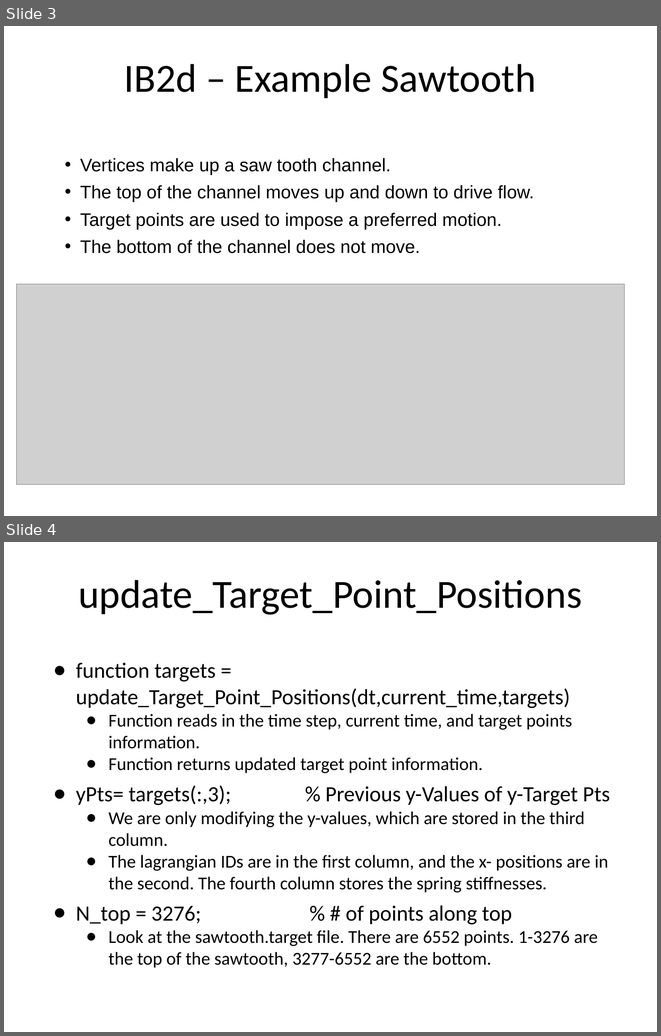
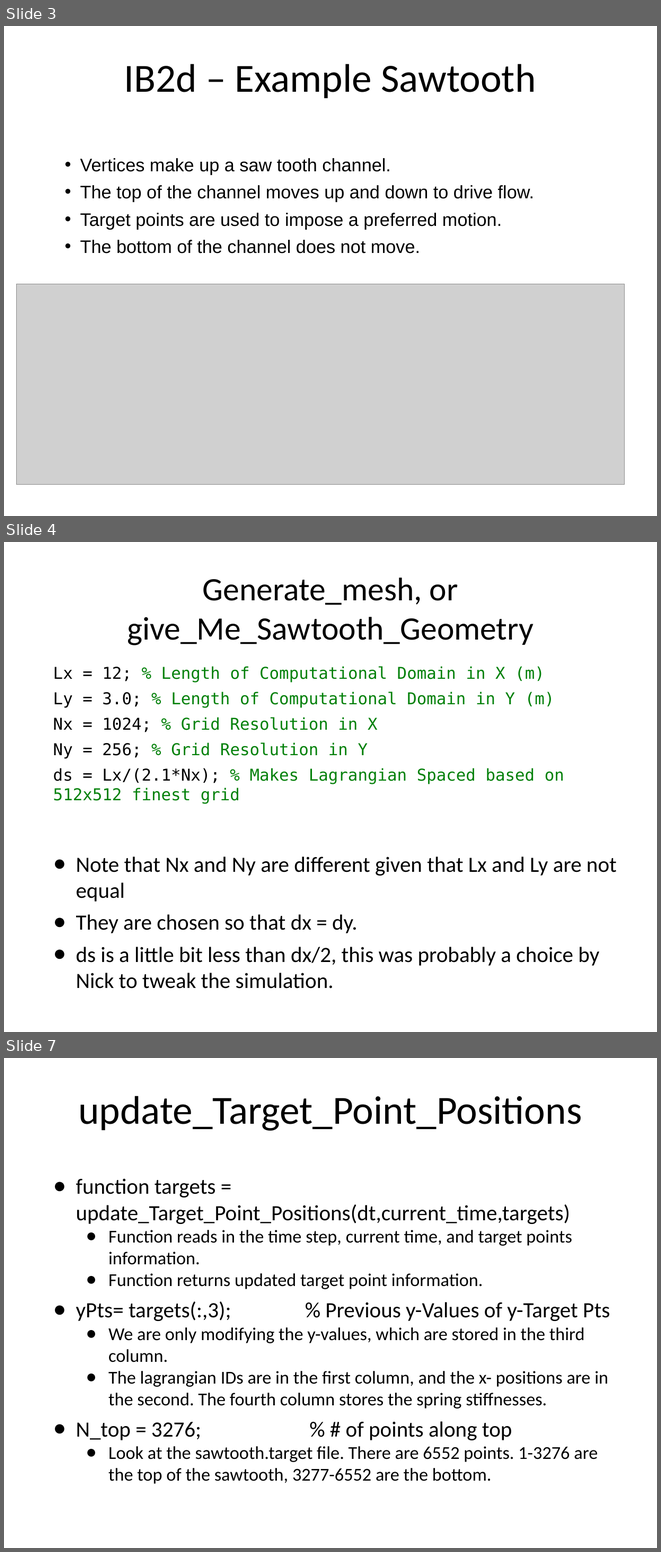
Before and after one commit to fairyflies9/IBAMR-Tutorials, a slide deck: UA Tutorials/Lecture 3 - Changing Target Positions IB2d and IBAMR.pptx. Shown one above the other, each under a label of ours: slides 3 and 4 before the commit, slides 3, 4 and 7 after it; the slides between them are not shown. The pictures are 661x1036 and 661x1552 pixels, drawn with LibreOffice and Linux fonts; fonts in the diff are those of the drawing; grey boxes stand for pictures. Boxes give left, top, right and bottom in pixels: in the first picture for what was removed or moved away, otherwise in the second. Text is boxed around its words. In the diff, an @@ line names an element or a change of style, - is before the commit and + after.

```diff
--- a/UA Tutorials/Lecture 3 - Changing Target Positions IB2d and IBAMR.pptx
+++ b/UA Tutorials/Lecture 3 - Changing Target Positions IB2d and IBAMR.pptx
@@ slide 4 added at [4, 542, 657, 1032], background #FFFFFF @@
@@ title added at [127, 578, 533, 645], 36 pt, text #000000 @@
+Generate_mesh, or
+give_Me_Sawtooth_Geometry
@@ text added at [53, 666, 617, 988], 18 pt, text #000000 @@
+Lx = 12; % Length of Computational Domain in X (m)
+Ly = 3.0; % Length of Computational Domain in Y (m)
+Nx = 1024; % Grid Resolution in X
+Ny = 256; % Grid Resolution in Y
+ds = Lx/(2.1*Nx); % Makes Lagrangian Spaced based on 512x512 finest grid
+● Note that Nx and Ny are different given that Lx and Ly are not equal
+● They are chosen so that dx = dy.
+● ds is a little bit less than dx/2, this was probably a choice by Nick to tweak the simulation.
@@ what was slide 4 is now slide 7 @@
```
Also in this commit, not shown: 5 other slides added.
